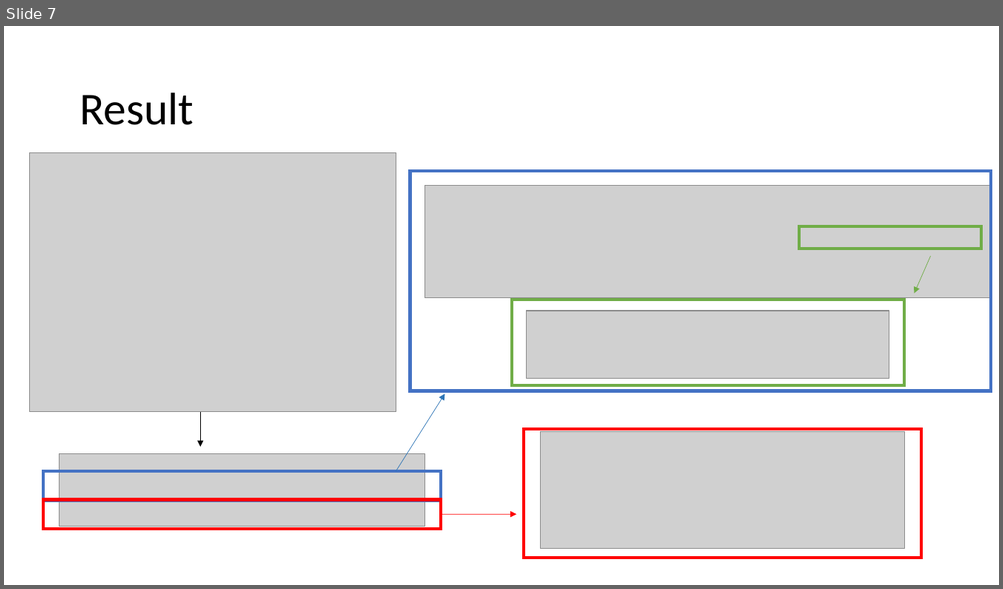
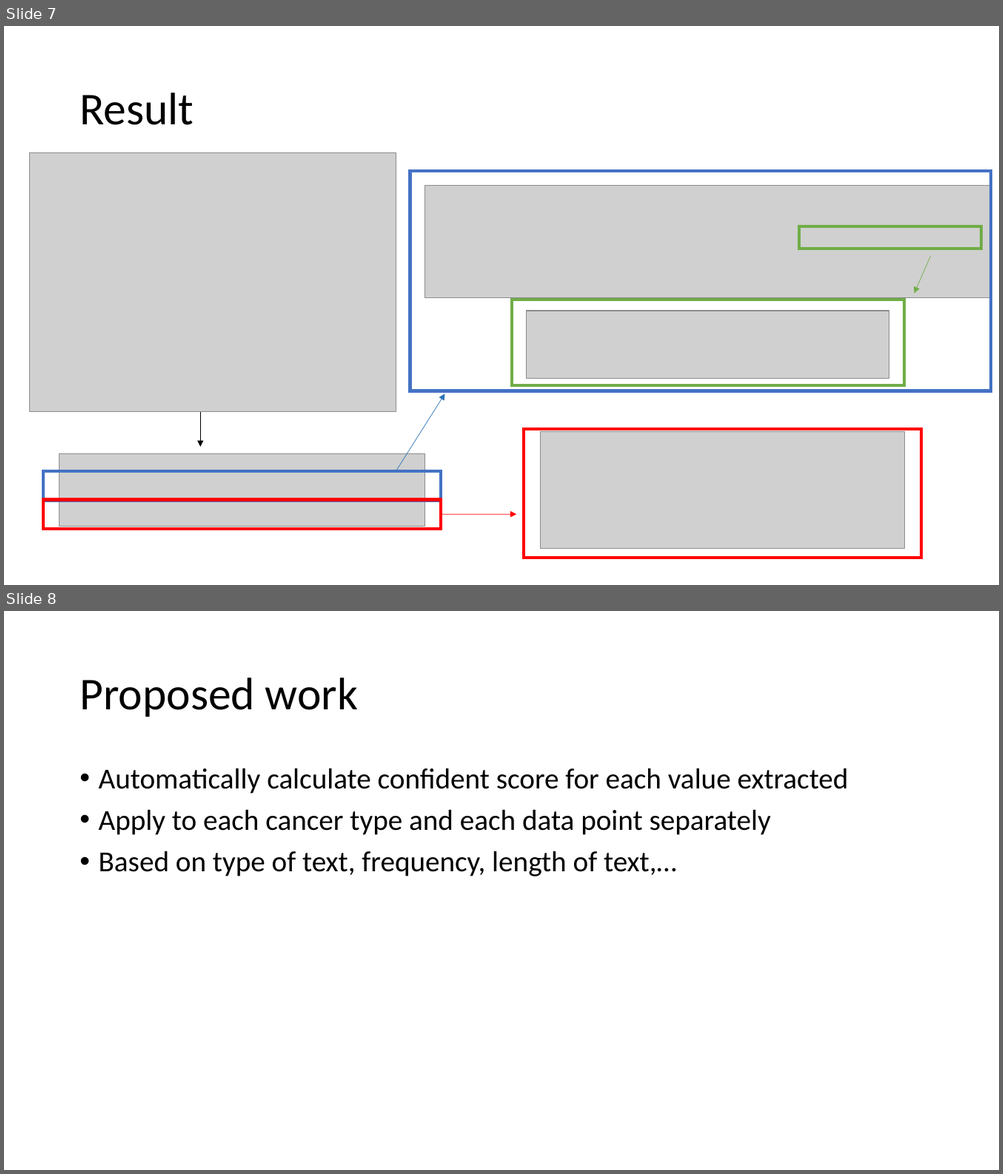
Before and after one commit to leoliu1221/EDW_intern, a slide deck: Extracting Data points_powerpoint.pptx. Shown one above the other, each under a label of ours: slide 7 before the commit, slides 7 and 8 after it. The pictures are 1003x589 and 1003x1174 pixels, drawn with LibreOffice and Linux fonts; fonts in the diff are those of the drawing; grey boxes stand for pictures. Boxes give left, top, right and bottom in pixels: in the first picture for what was removed or moved away, otherwise in the second. Text is boxed around its words. In the diff, an @@ line names an element or a change of style, - is before the commit and + after.

Commit message:
added value confidence functions_needs testing

```diff
--- a/Extracting Data points_powerpoint.pptx
+++ b/Extracting Data points_powerpoint.pptx
@@ slide 8 added at <box>4,611,999,1170</box>, background #FFFFFF @@
@@ title added at <box>79,678,358,717</box>, 44 pt, text #000000 @@
+Proposed work
@@ text added at <box>99,768,848,877</box>, 28 pt, text #000000 @@
+• Automatically calculate confident score for each value extracted
+• Apply to each cancer type and each data point separately
+• Based on type of text, frequency, length of text,…
```
Also in this commit, not shown: 1 other file.
